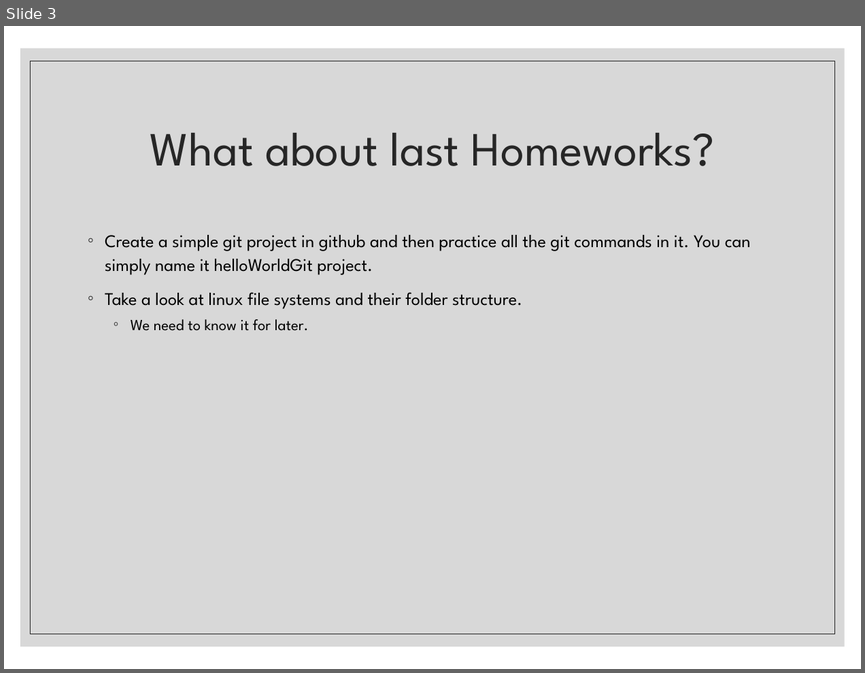
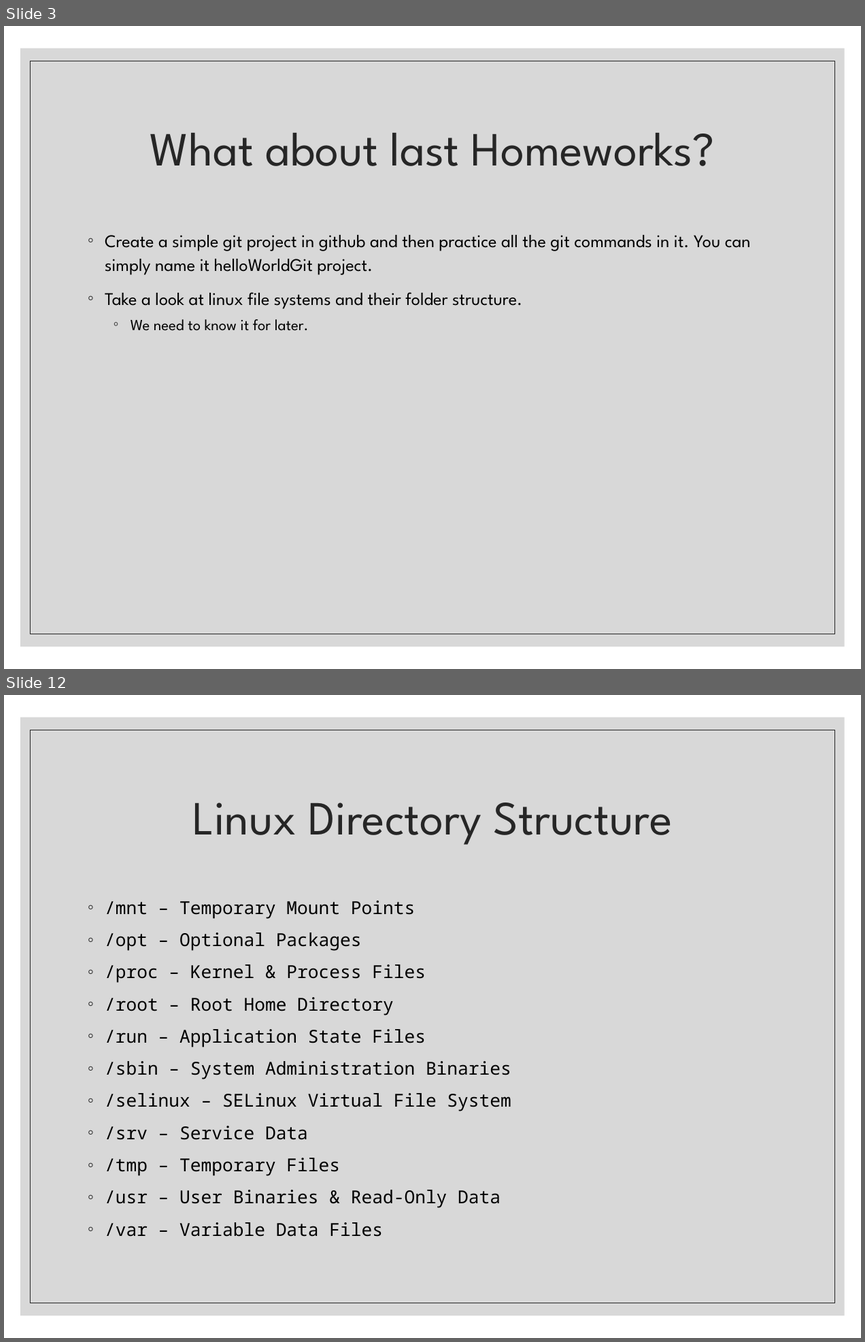
Before and after one commit to mostafa8026/ComputerProgramming-Basics, a slide deck: 02 - Linux 1.pptx. Shown one above the other, each under a label of ours: slide 3 before the commit, slides 3 and 12 after it; the slides between them are not shown. The pictures are 865x673 and 865x1342 pixels, drawn with LibreOffice and Linux fonts; fonts in the diff are those of the drawing. Boxes give left, top, right and bottom in pixels: in the first picture for what was removed or moved away, otherwise in the second. Text is boxed around its words. In the diff, an @@ line names an element or a change of style, - is before the commit and + after.

```diff
--- a/02 - Linux 1.pptx
+++ b/02 - Linux 1.pptx
@@ slide 12 added at bbox=[4, 695, 861, 1338], background #FFFFFF; not listed: 2 template elements that a slide beside it also shows @@
@@ title added at bbox=[192, 802, 672, 845], 40 pt, text #262626 @@
+Linux Directory Structure
@@ text added at bbox=[105, 900, 511, 1236], 15 pt, text #000000 @@
+◦ /mnt – Temporary Mount Points
+◦ /opt – Optional Packages
+◦ /proc – Kernel & Process Files
+◦ /root – Root Home Directory
+◦ /run – Application State Files
+◦ /sbin – System Administration Binaries
+◦ /selinux – SELinux Virtual File System
+◦ /srv – Service Data
+◦ /tmp – Temporary Files
+◦ /usr – User Binaries & Read-Only Data
+◦ /var – Variable Data Files
```
Also in this commit, not shown: 1 slide changed, 10 other slides added, 1 other file.
